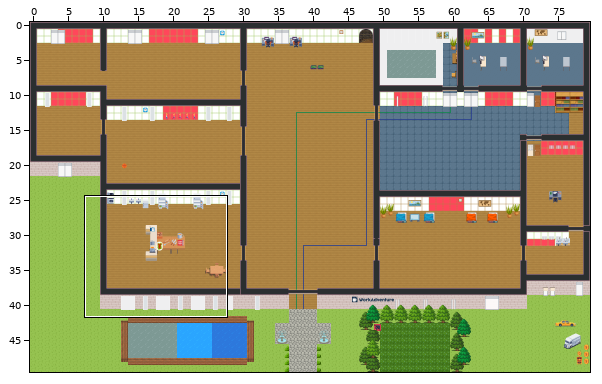
Tiled map (JSON): mapShaka.tmj. The first picture is a wide view before the edit; the outline marks the close-up.
Close-up. Earlier state:
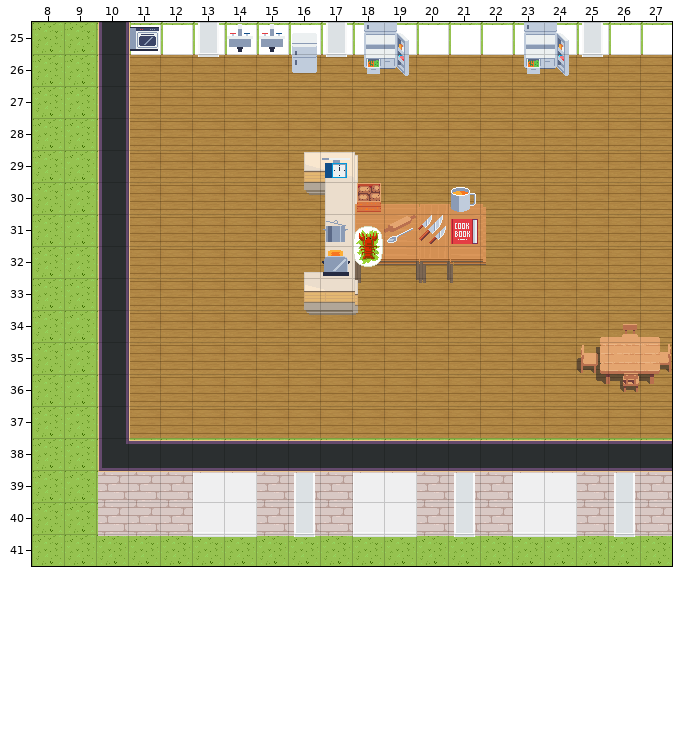
Cells are 32x32 px. Shown: x 8..27, y 25..41. The commit also changed other parts of the map, which this record leaves out.
New version:
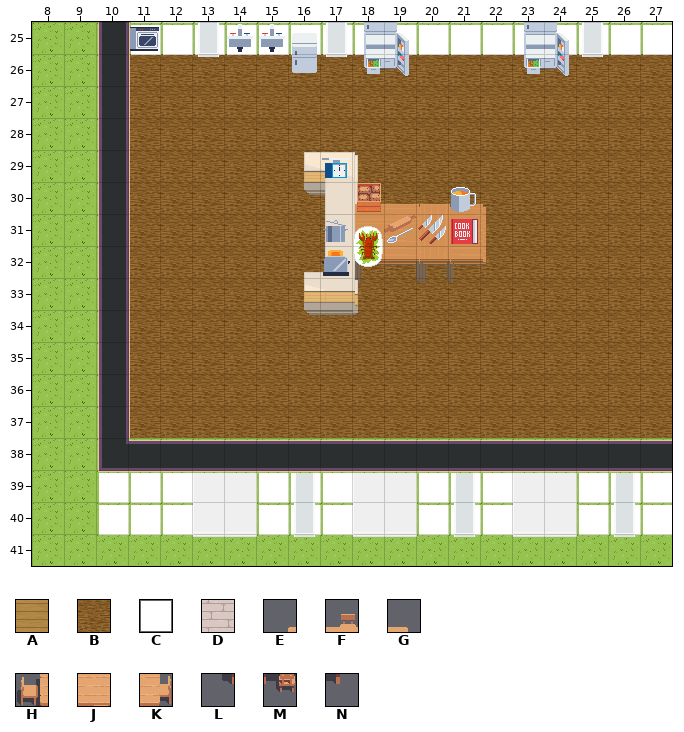
Key: from "Chunk 1": A 14, B 38, C 66, D 71, E 203, F 204, G 205, H 206, J 207, K 208, L 209, M 210, N 211.
_ is an empty cell.
Tiles replaced or removed in this view: A, D, E, F, G, H, J, K, L, M, N.
Change:
Changed rows in their new state; . is an unchanged cell.
Layer "floor/Sols Interieurs":
first column x 11:
26 BBBBBBBBBBBBBBBBB
27 BBBBBBBBBBBBBBBBB
28 BBBBBBBBBBBBBBBBB
29 BBBBBBBBBBBBBBBBB
30 BBBBBBBBBBBBBBBBB
31 BBBBBBB....BBBBBB
32 BBBBBBBBBBBBBBBBB
33 BBBBBB.BBBBBBBBBB
34 BBBBBBBBBBBBBBBBB
35 BBBBBBBBBBBBBBBBB
36 BBBBBBBBBBBBBBBBB
37 BBBBBBBBBBBBBBBBB
Layer "walls Brique":
first column x 10:
39 CCCCCCCCCCCCCCCCCC
40 CCC.CCCC.CCCC.CCCC
Layer "Plantes et Deco":
first column x 25:
34 ___
35 ___
36 ___
Changed places in both close-ups, as pixel boxes (x1, y1, x2, y2):
changed: (130, 54, 672, 438)
changed: (98, 472, 672, 536)
